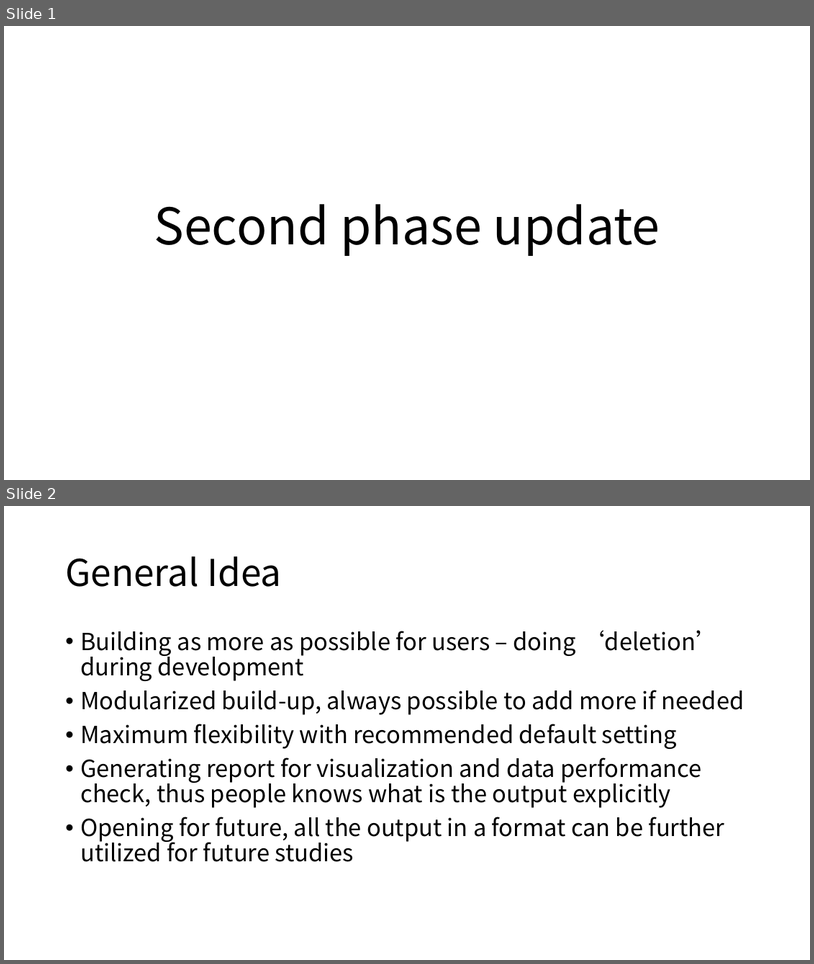
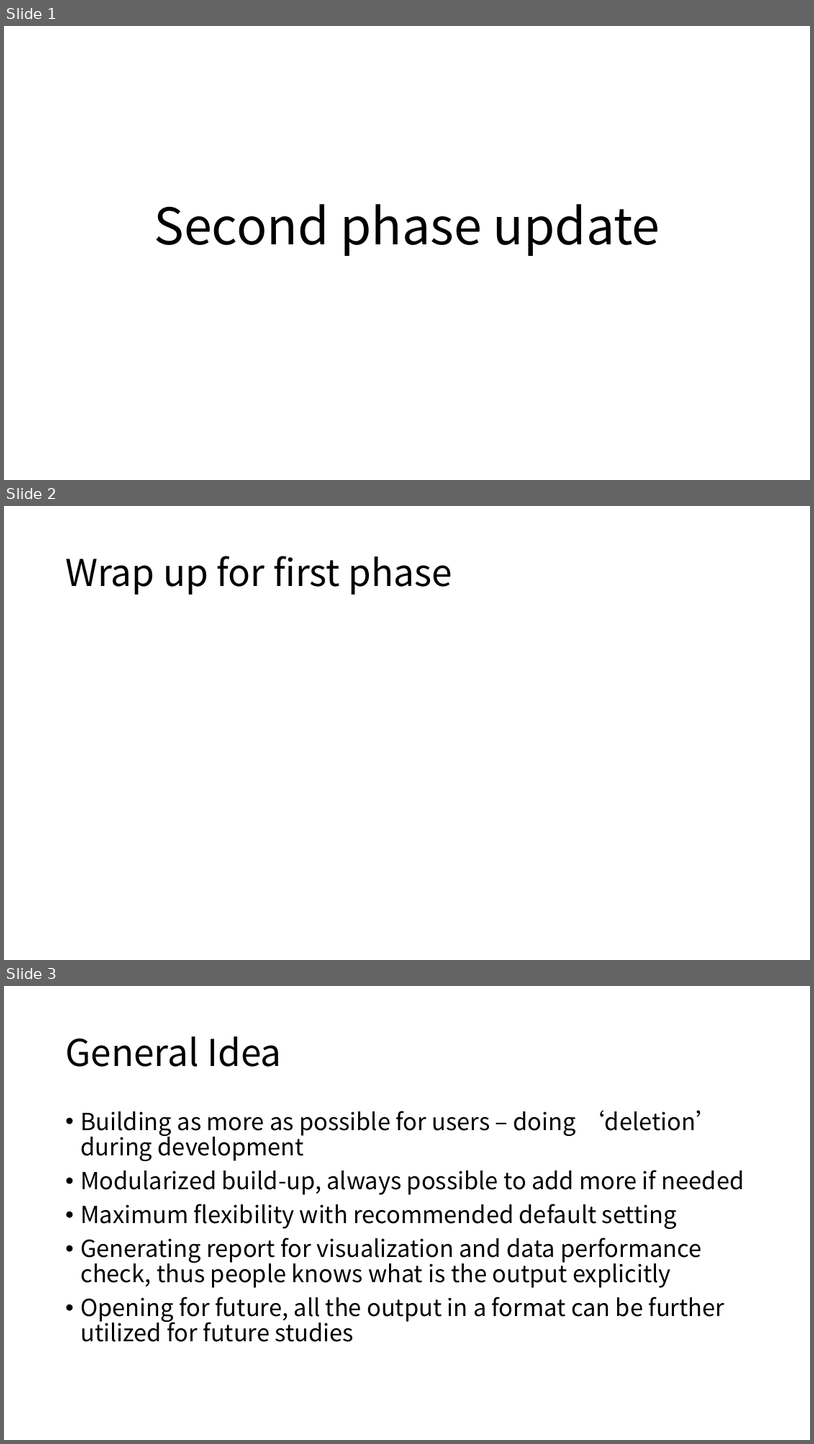
Before and after one commit to XiminHu/mass-suite, a slide deck: doc/20200619 Capstone-Second phase update.pptx. Shown one above the other, each under a label of ours: slides 1 and 2 before the commit, slides 1, 2 and 3 after it. The pictures are 814x964 and 814x1444 pixels, drawn with LibreOffice and Linux fonts; fonts in the diff are those of the drawing. Boxes give left, top, right and bottom in pixels: in the first picture for what was removed or moved away, otherwise in the second. Text is boxed around its words. In the diff, an @@ line names an element or a change of style, - is before the commit and + after.

Commit message:
modeling function wrap up

```diff
--- a/doc/20200619 Capstone-Second phase update.pptx
+++ b/doc/20200619 Capstone-Second phase update.pptx
@@ slide 2 added at (4,506,810,960), background #FFFFFF @@
@@ title added at (65,556,453,595), 44 pt, text #000000 @@
+Wrap up for first phase
@@ what was slide 2 is now slide 3 @@
```
Also in this commit, not shown: 1 slide changed, 2 other slides added, 3 other files.
